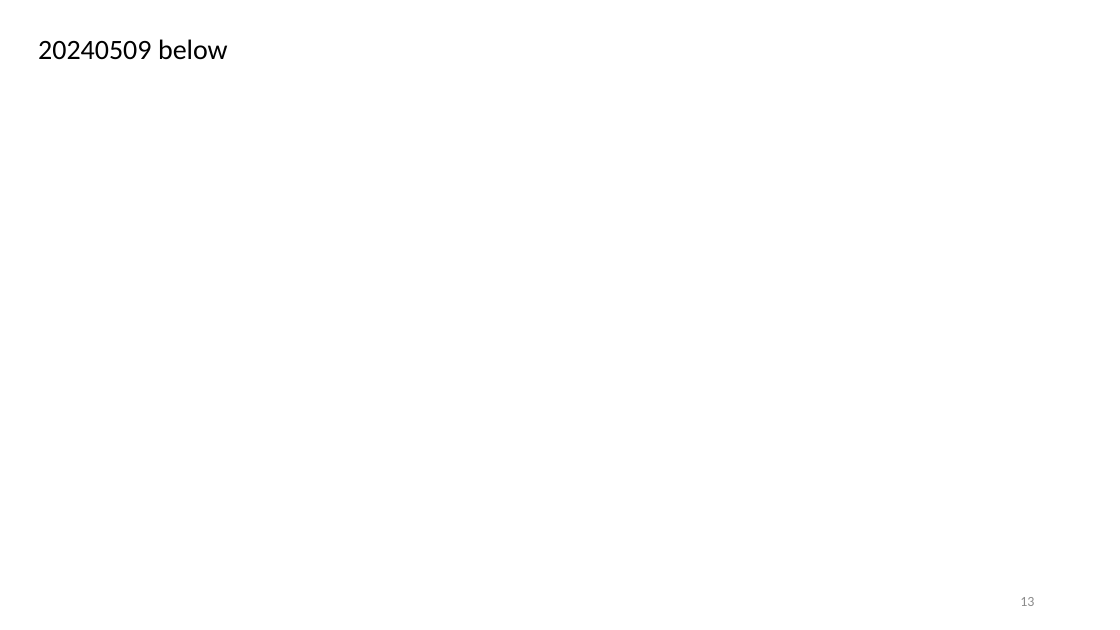
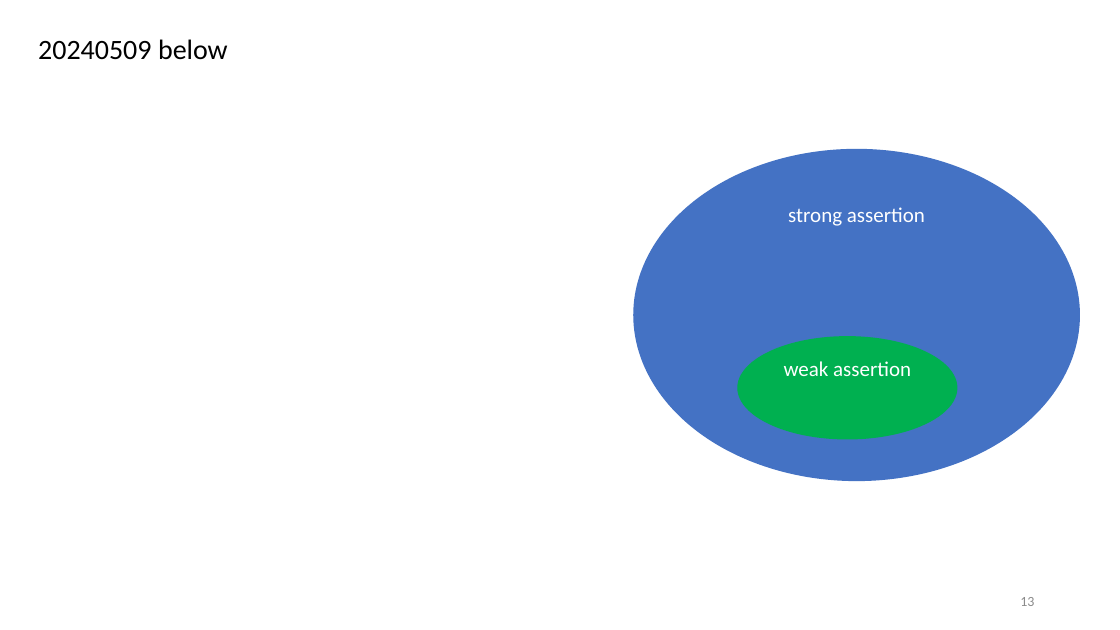
Before and after one commit to r06942072/study_sv, a slide deck: slide 13 of note.pptx. Drawn at 1120x630 pixels with LibreOffice and Linux fonts; fonts in the diff are those of the drawing. Boxes give left, top, right and bottom in pixels: in the first picture for what was removed or moved away, otherwise in the second. Text is boxed around its words. In the diff, an @@ line names an element or a change of style, - is before the commit and + after.

```diff
--- a/note.pptx
+++ b/note.pptx
@@ ellipse added at (634,149,1081,481), fill #4472C4, 18 pt, text #FFFFFF @@
+strong assertion
@@ ellipse added at (738,336,958,439), fill #00B050, 18 pt, text #FFFFFF @@
+weak assertion
```
Also in this commit, not shown: 1 other slide changed, 2 other files.
